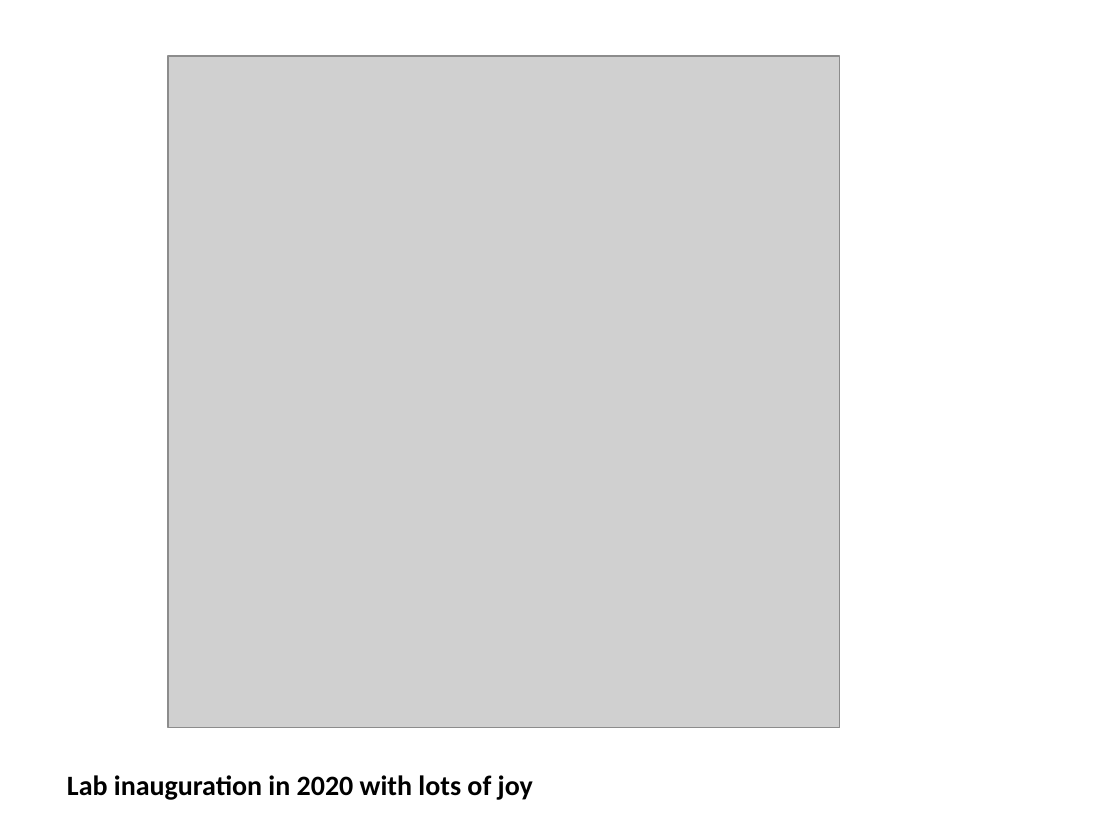
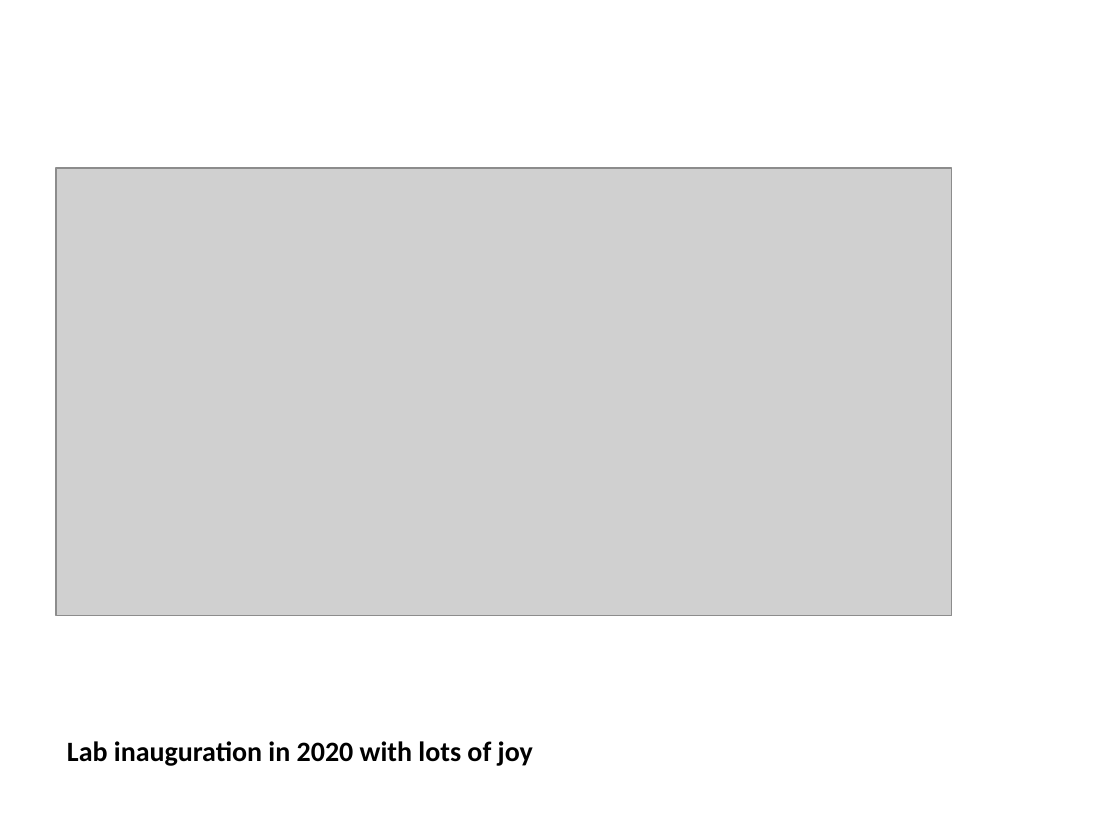
Before and after one commit to rahulvenugopal/PyImageShow, a slide deck: slide 1 of Images/random_images_presentation.pptx. Drawn at 1120x840 pixels with LibreOffice and Linux fonts; fonts in the diff are those of the drawing; grey boxes stand for pictures. Boxes give left, top, right and bottom in pixels: in the first picture for what was removed or moved away, otherwise in the second. Text is boxed around its words. In the diff, an @@ line names an element or a change of style, - is before the commit and + after.

```diff
--- a/Images/random_images_presentation.pptx
+++ b/Images/random_images_presentation.pptx
@@ picture: place and size @@
-picture at [168, 56, 840, 728]
+picture at [56, 168, 952, 616]
@@ text "Lab inauguration in 2020 with ...": place and size @@
-text "Lab inauguration in 2020 with ..." at [67, 775, 533, 800]
+text "Lab inauguration in 2020 with ..." at [67, 741, 533, 766]
```
Also in this commit, not shown: 3 other slides changed, 1 slide added, 6 other files.
